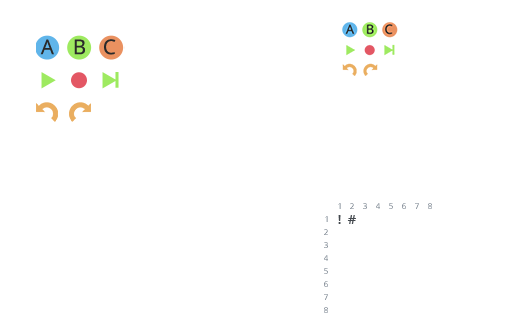
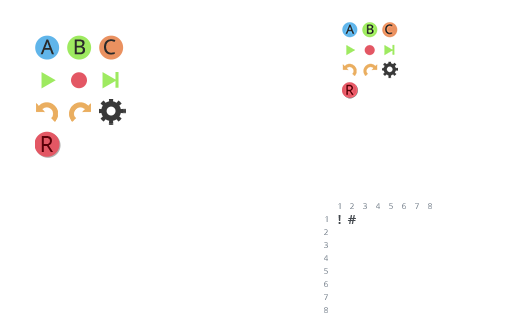
Layers edited between the first and the second 520×320 image:
painted on "20px" over [342, 26, 398, 99]
painted on "32px" over [35, 43, 126, 158]
